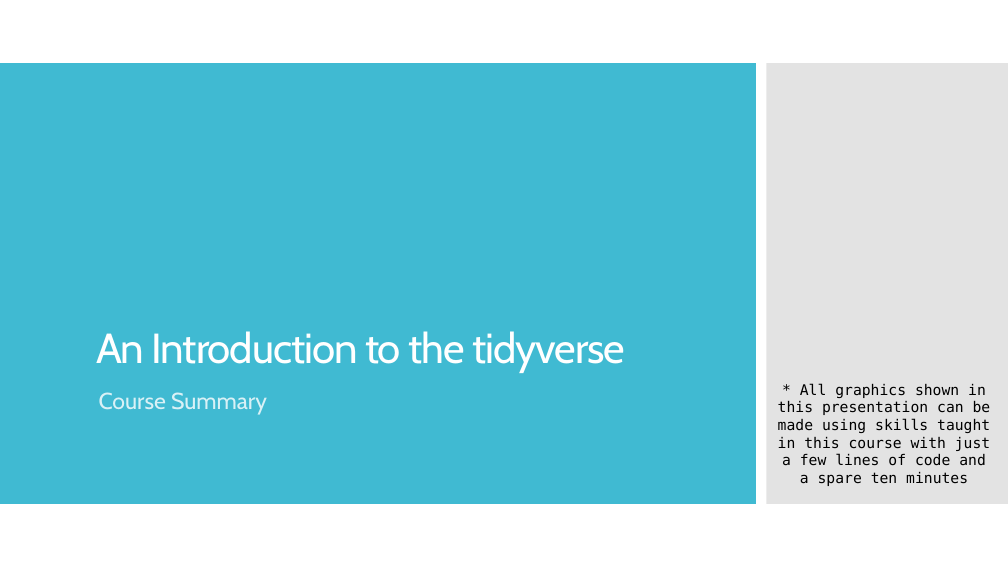
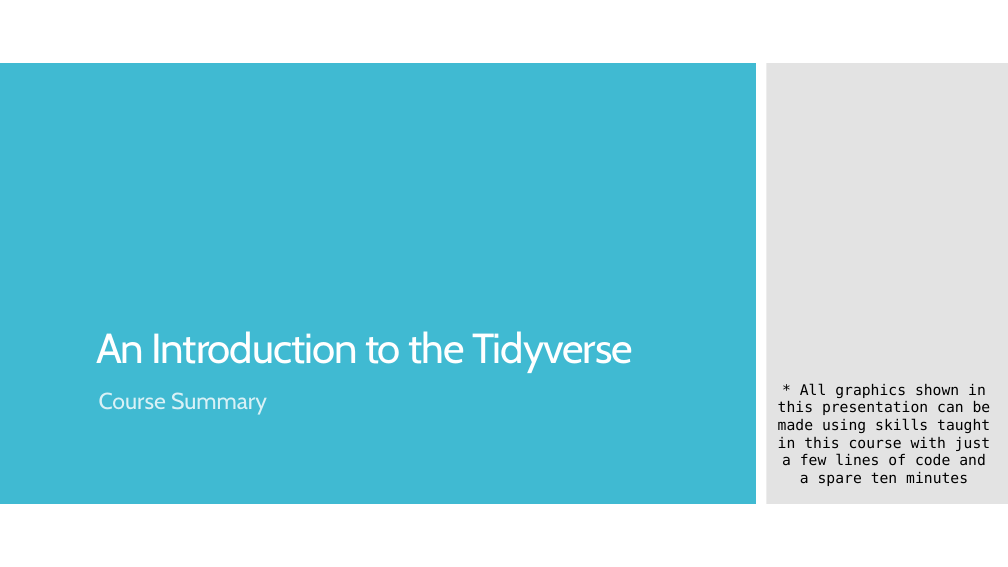
Before and after one commit to THargreaves/into-the-tidyverse, a slide deck: slide 1 of An Introduction to the tidyverse - Course Summary.pptx. Drawn at 1008x567 pixels with LibreOffice and Linux fonts; fonts in the diff are those of the drawing. Boxes give left, top, right and bottom in pixels: in the first picture for what was removed or moved away, otherwise in the second. Text is boxed around its words. In the diff, an @@ line names an element or a change of style, - is before the commit and + after.

Commit message:
Correct title capitalisation

```diff
--- a/An Introduction to the tidyverse - Course Summary.pptx
+++ b/An Introduction to the tidyverse - Course Summary.pptx
@@ title at bbox=[96, 331, 633, 373]: text changed @@
-An Introduction to the tidyverse
+An Introduction to the Tidyverse
```
